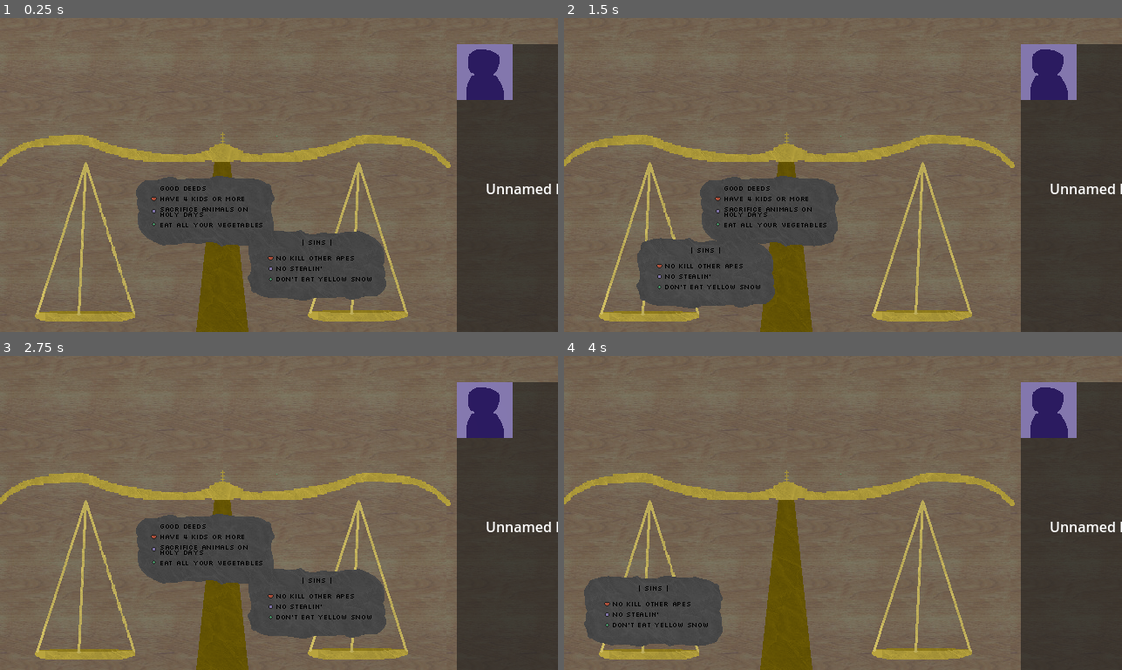
Above: before the commit, frames 1-4 (two rows, left to right).
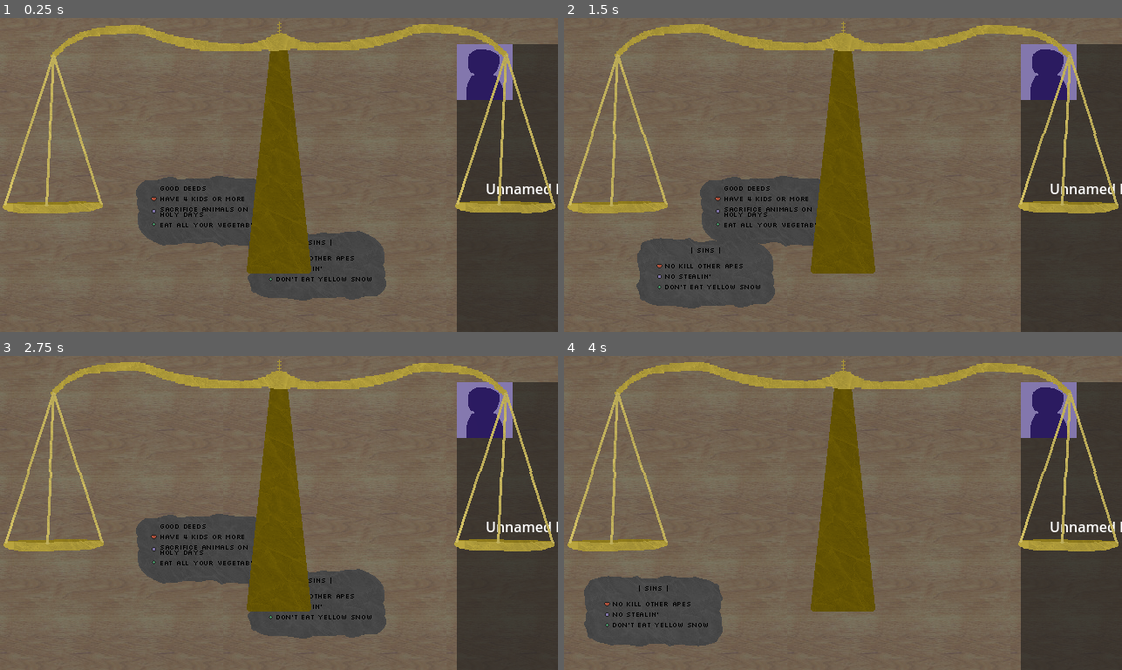
Above: after the commit, the same moments.

Repository: NicEastvillage/GMTKGameJam2024
Game: Godot game, scene res://scenes/main.tscn
Two runs of this game, one before a commit and one after it. Both use one fixed random seed, a clock stepped at 60 frames per second and the inputs below.
Inputs (mouse positions are in pixels of both pictures, inside the frame that each line leads up to):
- Up to frame 1 (0.25 s): no input
- Up to frame 2 (1.5 s): tap Enter at 0.5 s; drag from (915, 259) to (653, 272) at 0.52 s; tap Space at 1.25 s; drag from (653, 272) to (915, 259) at 1.27 s
- Up to frame 3 (2.75 s): tap Enter at 2 s; move the mouse to (279, 475) at 2.02 s; click (279, 475) at 2.17 s
- Up to frame 4 (4 s): tap Space at 2.75 s; drag from (770, 547) to (653, 610) at 2.77 s; tap Enter at 3.5 s; drag from (882, 604) to (653, 610) at 3.52 s

The runs differ from the first frame. In frame 1, 17% of the frame differs, in the area x 0-100%, y 1-100%; in frame 2, 16%; in frame 3, 17%; in frame 4, 18%.

Commit message:
added rigid scale

Diff:
--- a/prefabs/draggable.tscn
+++ b/prefabs/draggable.tscn
@@ -7,6 +7,8 @@
 size = Vector2(128, 128)
 
 [node name="Draggable" type="CharacterBody2D"]
+collision_layer = 0
+collision_mask = 0
 input_pickable = true
 script = ExtResource("1_jcb7h")
 
--- a/prefabs/first_stage/deeds_first.tscn
+++ b/prefabs/first_stage/deeds_first.tscn
@@ -14,6 +14,8 @@
 size = Vector2(152, 76)
 
 [node name="Tablet" type="CharacterBody2D"]
+collision_layer = 4
+collision_mask = 0
 input_pickable = true
 script = ExtResource("1_6poeg")
 
--- a/prefabs/first_stage/sins_first.tscn
+++ b/prefabs/first_stage/sins_first.tscn
@@ -14,6 +14,8 @@
 size = Vector2(152, 76)
 
 [node name="Tablet" type="CharacterBody2D"]
+collision_layer = 4
+collision_mask = 0
 input_pickable = true
 script = ExtResource("1_24uc2")
 
--- a/scenes/main.tscn
+++ b/scenes/main.tscn
@@ -4,10 +4,8 @@
 [ext_resource type="PackedScene" path="res://prefabs/background.tscn" id="1_fdc0o"]
 [ext_resource type="Script" path="res://scripts/StageLoader.gd" id="1_j62sn"]
 [ext_resource type="Script" path="res://scripts/StageData.gd" id="2_dxvs8"]
-[ext_resource type="PackedScene" uid="uid://c2gbbd57rdulg" path="res://prefabs/scale.tscn" id="3_5jcsy"]
 [ext_resource type="Resource" uid="uid://djl8vynlu5f3m" path="res://data/Stages/StageExample.tres" id="3_pcylv"]
-[ext_resource type="Texture2D" uid="uid://mue4uy60wanp" path="res://sprites/bg.png" id="6_mlcv5"]
-[ext_resource type="Script" path="res://scripts/BackgroundAnimator.gd" id="7_5f1i3"]
+[ext_resource type="PackedScene" uid="uid://c8jkuwbeqr6so" path="res://prefabs/scale_rigid.tscn" id="8_kxt04"]
 [ext_resource type="Script" path="res://scripts/follow_mouse.gd" id="10_5p1cc"]
 [ext_resource type="Texture2D" uid="uid://bwv7y3gn4qam3" path="res://sprites/Light.png" id="11_ikrsq"]
 
@@ -28,9 +26,6 @@
 shadow_enabled = true
 texture = ExtResource("11_ikrsq")
 texture_scale = 2.44
-
-[node name="Scale" parent="." instance=ExtResource("3_5jcsy")]
-position = Vector2(255, 295)
 
 [node name="UI" type="Control" parent="."]
 custom_minimum_size = Vector2(10.135, 11.78)
@@ -100,3 +95,6 @@
 position = Vector2(314, 237)
 
 [node name="Personal" type="Node2D" parent="Documents"]
+
+[node name="scale" parent="." instance=ExtResource("8_kxt04")]
+position = Vector2(320, 295)
